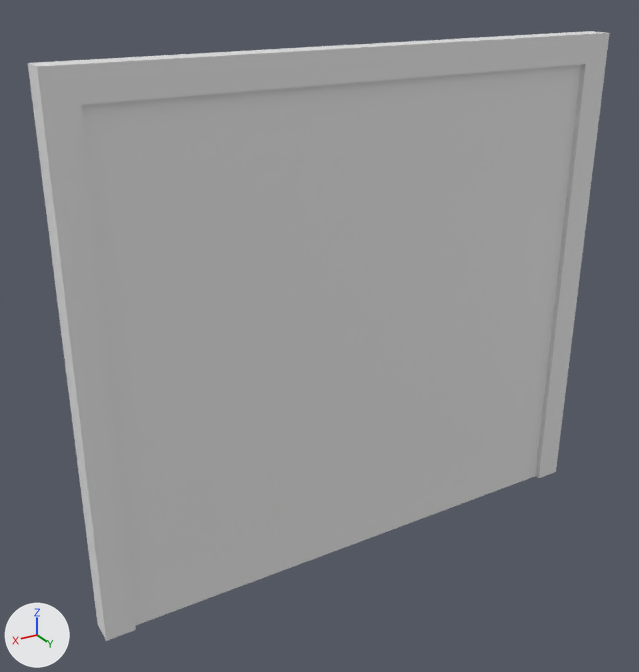
The Blender file Assets/RawModels/doubledoor.blend: old version first, new version second.
Both versions are drawn from a 50 mm lens placed at (1.57, 2.35, 2.05), pointed at (0.13, -0.05, 0.85). Arrows for +X, +Y and +Z are at lower left; the lights stay in place.

In view in the first picture: 'DoorFrame', 'DoorLeft', 'DoorRight'.
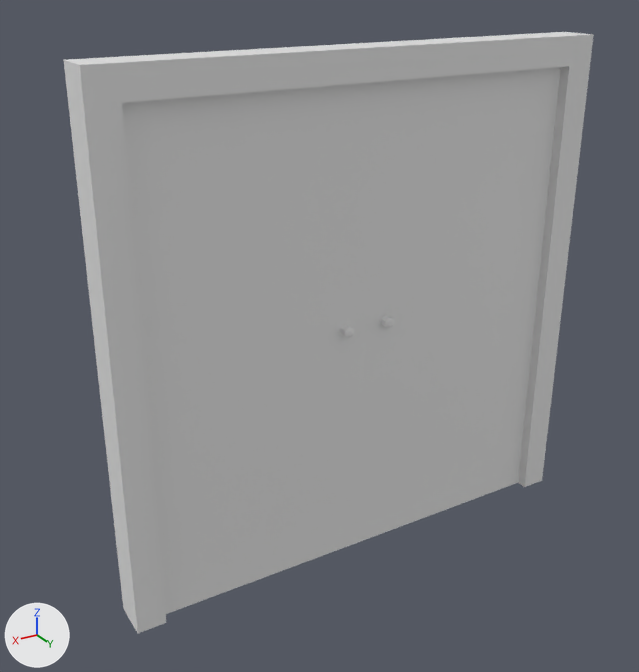
Pixel boxes (x1, y1, x2, y2) of what changed, in the pictures (639 x 672 px; the box of a moved part takes in the faces that stretch with it):
'DoorRight', reshaped (14% narrower)
    before: (81, 82, 370, 626)
    after: (122, 83, 370, 614)
'DoorLeft', reshaped (9% narrower)
    before: (360, 64, 582, 542)
    after: (360, 67, 561, 542)
'DoorFrame', mesh rescaled (9% narrower)
    before: (28, 31, 609, 641)
    after: (64, 32, 594, 633)
part 3 of me_cube_002, added
    after: (340, 325, 354, 338)
part 4 of me_cube_002, moved or reshaped
    before: (81, 101, 347, 626)
    after: (122, 103, 347, 614)

The edits, one by one:
me_cube_004 has 38 vertices, 32 faces and spans x -0.9..0.0, y -0.07..0.03, z -1.0..0.7.
me_cube_004 is used by ob_doorleft; location (0.0, 0.0, 1.0).
Verts and faces of me_cube_004; kept vertices keep their numbers, new ones are numbered from 38.
Before the commit, vertices of me_cube_004: 4 (-0.9, -0.03, -1.0), 5 (-0.9, -0.03, 0.7), 6 (-0.9, 0.03, -1.0) at pixel (535, 476), 7 (-0.9, 0.03, 0.7) at pixel (581, 63).
Part 1, on me_cube_004:
Vertices 4 to 7 move by (0.1, 0.0, 0.0).
me_cube_003 has 24 vertices, 22 faces and spans x -1.0..1.0, y -0.04..0.05, z -1.0..0.8.
me_cube_003 is used by ob_doorframe; location (0.0, 0.0, 1.0).
me_cube_003 part 2: the whole mesh is scaled about the mesh origin by (0.895, 1.56, 1).
me_cube_002 has 38 vertices, 32 faces and spans x 0.0..0.9, y -0.07..0.03, z -1.0..0.7.
me_cube_002 is used by ob_doorright; location (0.0, 0.0, 1.0).
Verts and faces of me_cube_002; kept vertices keep their numbers, new ones are numbered from 38.
Before the commit, vertices of me_cube_002: 4 (0.9, -0.03, -1.0), 5 (0.9, -0.03, 0.7), 6 (0.9, 0.03, -1.0), 7 (0.9, 0.03, 0.7).
me_cube_002 part 3: the loose piece of 30 vertices spanning x 0.06..0.1, y -0.07..-0.03, z -0.13..-0.09 is copied, and the copy is mirrored in y about the mesh origin; it spans x 0.06..0.1, y 0.03..0.07, z -0.13..-0.09.
Part 4, on me_cube_002:
Vertices 4 to 7 move by (-0.1, 0.0, 0.0).
